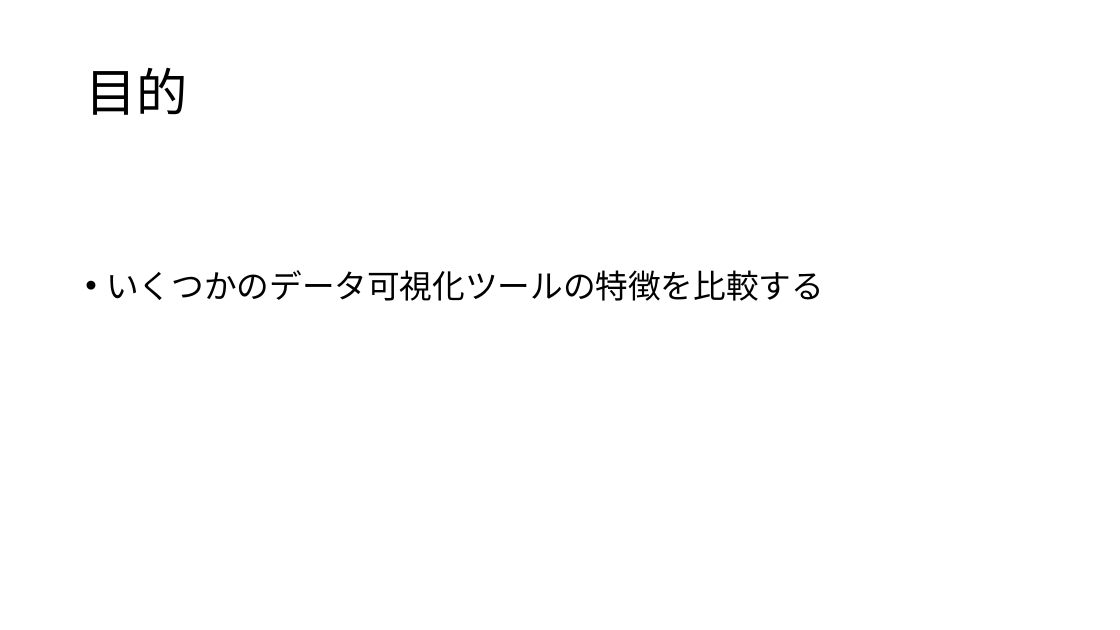
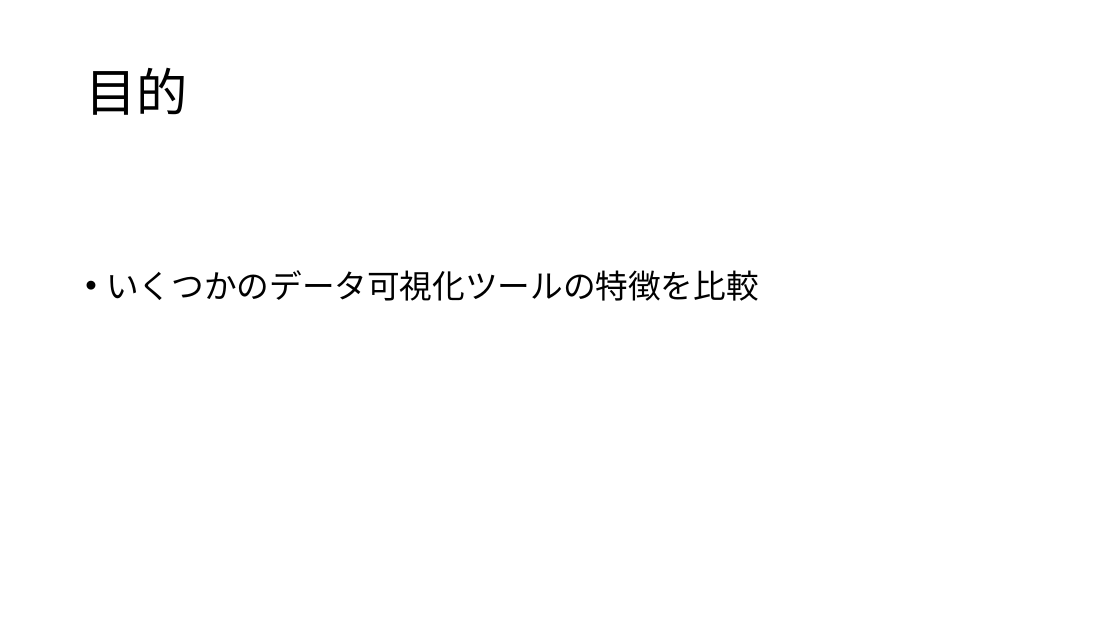
Before and after one commit to erevest-cobalt/3pro, a slide deck: slide 4 of 統計データの可視化.pptx. Drawn at 1120x630 pixels with LibreOffice and Linux fonts; fonts in the diff are those of the drawing. Boxes give left, top, right and bottom in pixels: in the first picture for what was removed or moved away, otherwise in the second. Text is boxed around its words. In the diff, an @@ line names an element or a change of style, - is before the commit and + after.

```diff
--- a/統計データの可視化.pptx
+++ b/統計データの可視化.pptx
@@ text at [106, 270, 758, 301]: text changed @@
-• いくつかのデータ可視化ツールの特徴を比較する
+• いくつかのデータ可視化ツールの特徴を比較
```
Also in this commit, not shown: 1 other file.
